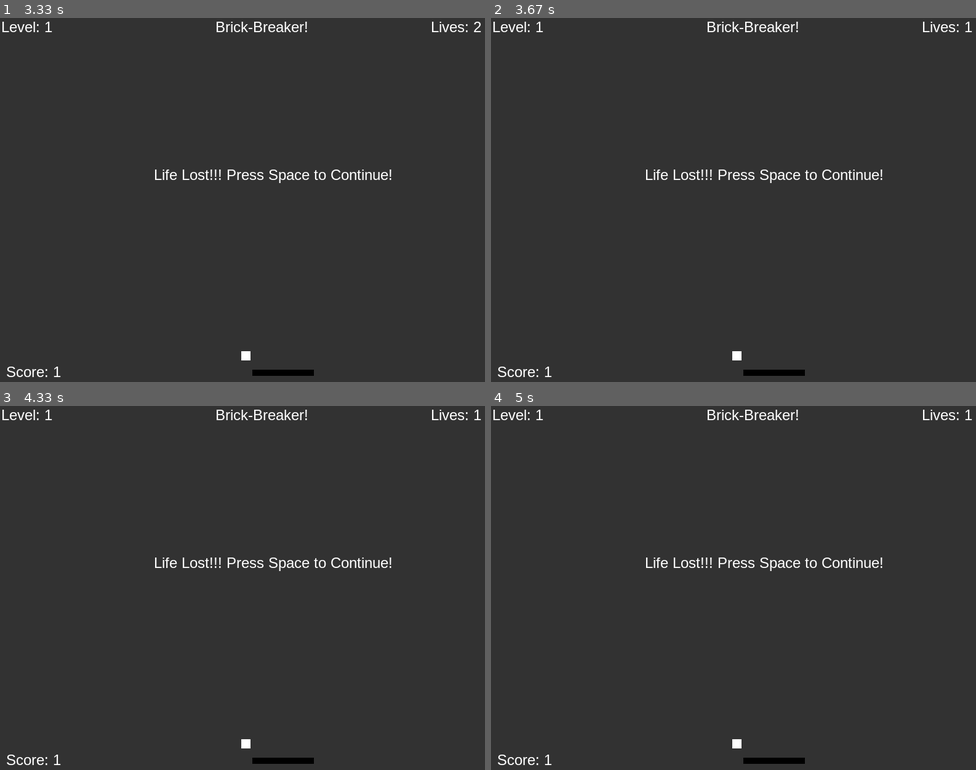
Above: before the commit, frames 1-4 (two rows, left to right).
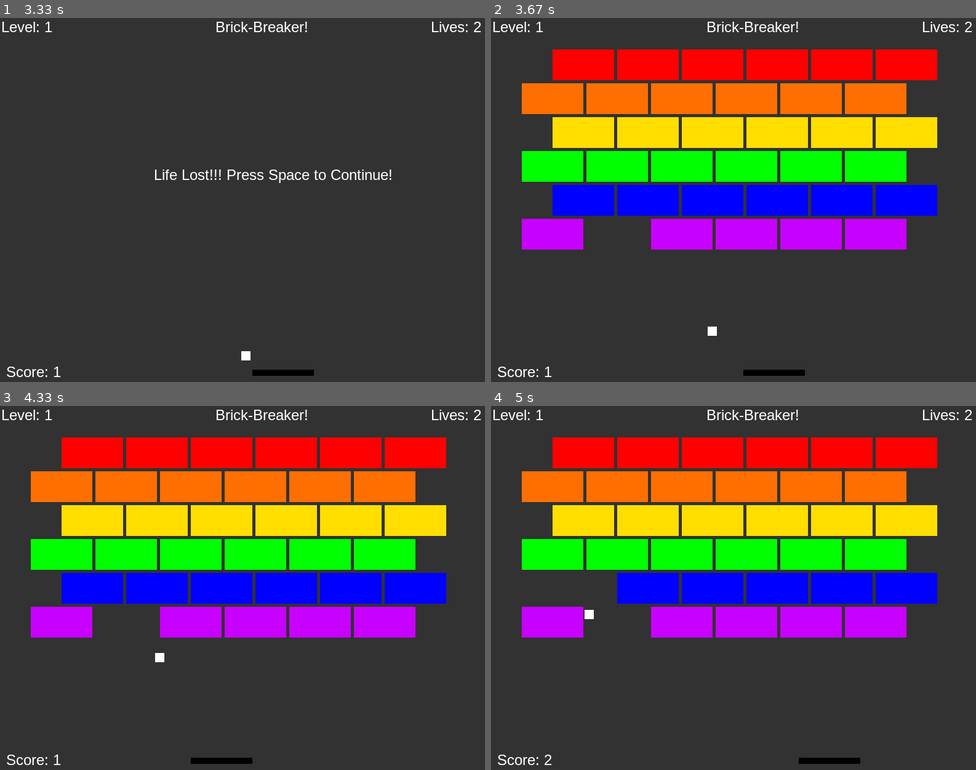
Above: after the commit, the same moments.

Repository: ShaishavShah04/PygameBrickBreaker
Game: pygame game, started from engine.py
Two runs of this game, one before a commit and one after it. Both use one fixed random seed, a clock stepped at 60 frames per second and the inputs below.
Inputs:
- Up to frame 1 (3.33 s): tap Space at 0.33 s; hold D 0.67-1.13 s; hold D 1.17-1.63 s; hold A 1.67-2.2 s; hold A 2.23-2.63 s; hold D 2.67-3.3 s
- Up to frame 2 (3.67 s): tap Space at 3.33 s
- Up to frame 3 (4.33 s): hold A 3.67-4.13 s; hold D from 4.17 s (still down)
- Up to frame 4 (5 s): release D at 4.63 s; hold D from 4.67 s (still down)

Frame 1 is identical in both runs. In frame 2, 38% of the frame differs, in the area x 6-100%, y 1-95%; in frame 3, 38%, in the area x 6-100%, y 1-99%; in frame 4, 37%.

Commit message:
Working on collision now... Will test several methods to see which best

Diff:
--- a/block_ball_paddle.py
+++ b/block_ball_paddle.py
@@ -13,6 +13,9 @@
         self.hit = False
 
     # -- Modify Method
+    def blockmoves(self, level,direction):
+        if level > 1:
+            self.setPOS(self.getX()+(direction*3), self.getY())
 
     def checkCollision(self,ball):
         if self.sprite.get_rect(x=self.x, y=self.y).colliderect(ball.getSprite().get_rect(x=ball.getX(), y=ball.getY())):
@@ -80,8 +83,8 @@
         self.setPOS(self.window.getWidth()/2 - self.getWidth()/2 , 550)
 
     def randomdirection(self):
-        self.dirX = randrange(-1, 2, 2)
-        self.dirY = randrange(-1, 2, 2)
+        self.dirX = randrange(-1, 2, 2) # Either Left or Right
+        self.dirY = -1
 
 class Paddle(Sprite):
     def __init__(self, window,color):
--- a/engine.py
+++ b/engine.py
@@ -3,6 +3,8 @@
 """
 Engine for gluing all the things togather... This will also incorporate levels
 """
+from typing import List
+
 from window import Window
 from block_ball_paddle import Block, Ball, Paddle
 from text import Text
@@ -10,9 +12,9 @@
 from pygame import K_SPACE
 
 class Game:
+
     def __init__(self):
         # Variables
-        self.gameon = True
         self.window = Window()
         self.onscreen = []
         # Text and Positions
@@ -27,7 +29,8 @@
         self.halt.setPOS(self.window.getWidth()/2 - self.halt.getWidth() - 50, self.window.getHeight()/2 - self.halt.getHeight()/2)
         self.gameover = Text("Game Over!",self.window,fontsize=36)
         self.gameover.setPOS(self.window.getWidth() / 2 - self.gameover.getWidth()/2 - 20 ,self.window.getHeight() / 2 - self.gameover.getHeight() / 2)
-
+        self.nextlevel = Text("Press Space for next level",self.window)
+        self.nextlevel.setPOS(self.window.getWidth()/2 - self.nextlevel.getWidth() , self.window.getHeight() - (2*self.nextlevel.getHeight()))
         # Creating Blocks
         for i in range(6):
             for j in range(6):
@@ -36,7 +39,8 @@
                 self.onscreen.append(Block(self.window,50,100))
                 self.onscreen[-1].setPOS(temp_starting + (j * 105) ,60 + (i*55))
                 self.onscreen[-1].setColor(blockcolors[i])
-
+        # Back up array with blocks
+        self.array_backup = self.onscreen[:]
         # Creating sprites
         self.ball = Ball(self.window, 15)
         self.ball.setmiddle() # setting ball in starting spot
@@ -51,14 +55,13 @@
             self.misc.pop()
             self.level.addtoValue()
 
-
-
-
     def run(self):
         ## Var
         halt = False
-
-        while self.gameon:
+        max_move = 5
+        move = [-1,1]
+        next_level = False
+        while True:
             ## Variables
             bounce = 0
             ## Inputs
@@ -77,7 +80,18 @@
                         self.ball.randomdirection()
                         self.misc = [self.ball, self.player, self.title, self.level,self.score,self.lives]
                         halt = False
+                elif next_level:
+                    self.misc = [self.ball, self.player, self.title, self.level,self.score,self.lives, self.nextlevel]
+                    if self.chkspace(self.window.getKeys()):
+                        self.ball.randomdirection()
+                        self.misc.pop()
+                        next_level = False
                 else:
+                    # Move blocks around for level 2
+                    if self.level.getvalue() >= 2:
+                        for block in self.onscreen:
+                            block.blockmoves(self.level.getvalue(),move[(max_move//10)%2])
+                        max_move += 1
 
                     # Bounce and checking for losing a life
                     bounce = self.ball.bouncearound(bounce)
@@ -103,8 +117,13 @@
                         if block.checkHit():
                             self.onscreen.remove(block)
 
-                    if len(self.onscreen)==0: #
+                    if len(self.onscreen) == 0: #
                         self.level.addtoValue()
+                        self.onscreen = self.array_backup
+                        for block in self.onscreen:
+                            block.hit = False
+                            self.ball.setmiddle()
+                        next_level = True
                         continue
 
                     self.player.move(self.window.getKeys())
@@ -116,9 +135,10 @@
 
             self.window.clearscreen()
 
-            if self.level.getvalue() == 1 and self.lives.getvalue() > 0 and not halt:
+            if self.level.getvalue() >= 1 and self.lives.getvalue() > 0 and not halt:
                 for block in self.onscreen:
                     self.window.blitSprite(block)
+
             for item in self.misc:
                 self.window.blitSprite(item)
             self.window.updatescreen()
